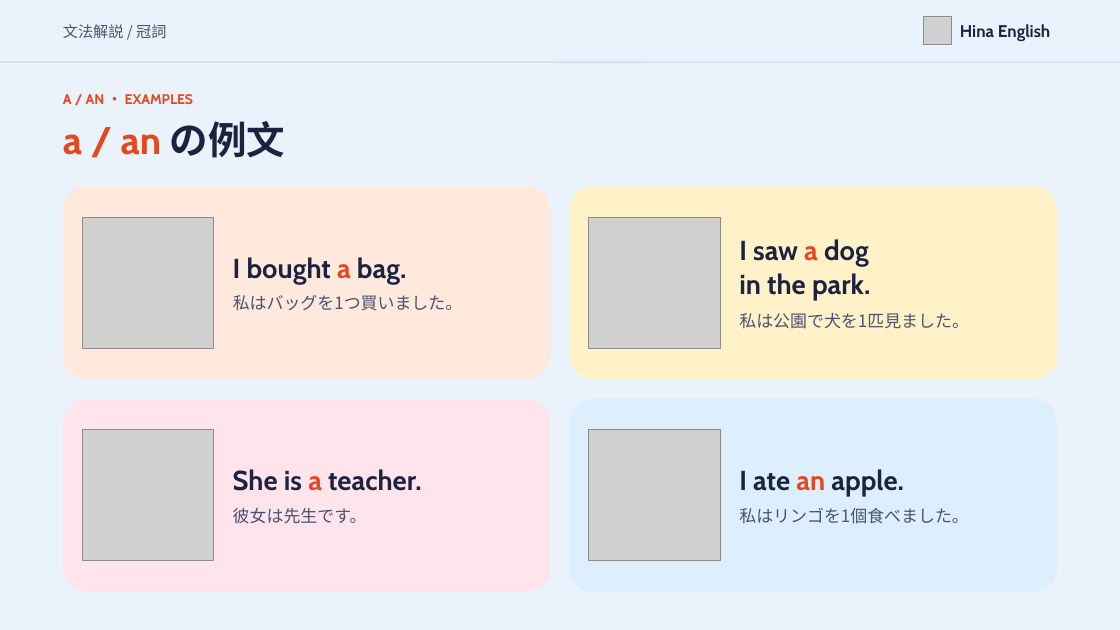
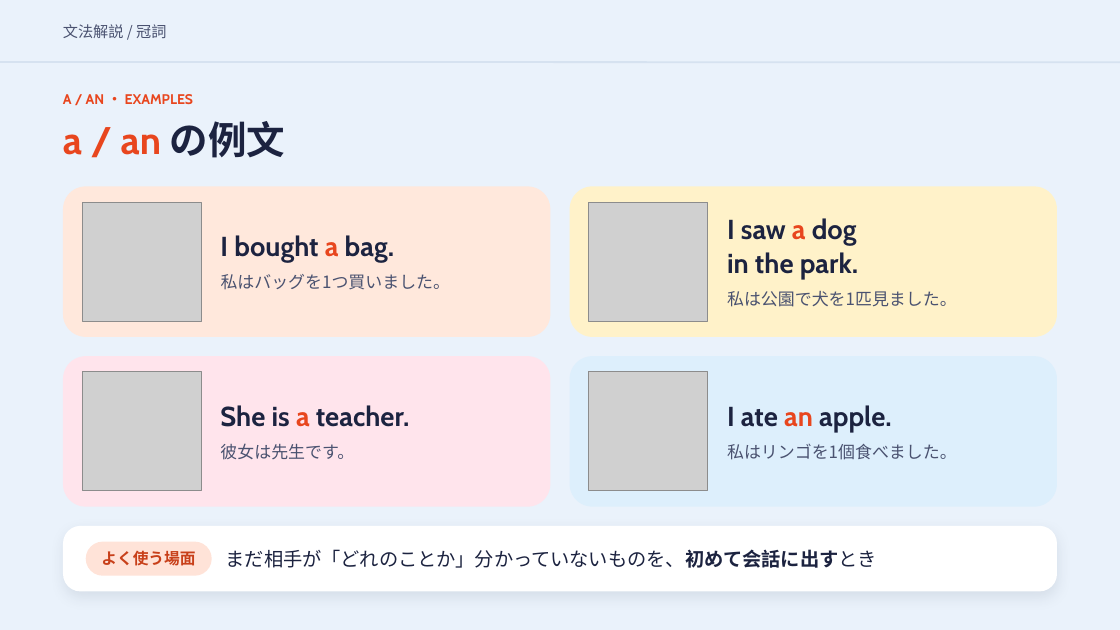
Before and after one commit to hinakajisaki-dev/hina-english, a slide deck: slide 5 of matome/a-the/a-the-slides.pptx. Drawn at 1120x630 pixels with LibreOffice and Linux fonts; fonts in the diff are those of the drawing; grey boxes stand for pictures. Boxes give left, top, right and bottom in pixels: in the first picture for what was removed or moved away, otherwise in the second. Text is boxed around its words. In the diff, an @@ line names an element or a change of style, - is before the commit and + after.

```diff
--- a/matome/a-the/a-the-slides.pptx
+++ b/matome/a-the/a-the-slides.pptx
@@ picture removed at box(923, 17, 951, 45) @@
@@ text removed at box(960, 24, 1050, 41) @@
-Hina English
@@ rounded rectangle: place and size @@
-rounded rectangle at box(63, 187, 550, 379)
+rounded rectangle at box(63, 187, 550, 337)
@@ picture: place and size @@
-picture at box(82, 217, 213, 348)
+picture at box(82, 202, 202, 322)
@@ rounded rectangle: place and size @@
-rounded rectangle at box(570, 187, 1057, 379)
+rounded rectangle at box(570, 187, 1057, 337)
@@ picture: place and size @@
-picture at box(589, 217, 720, 348)
+picture at box(589, 202, 708, 322)
@@ text "I bought a bag.": place and size @@
-text "I bought a bag." at box(233, 257, 406, 284)
+text "I bought a bag." at box(220, 235, 394, 262)
@@ text "私はバッグを1つ買いました。": place and size @@
-text "私はバッグを1つ買いました。" at box(233, 295, 463, 311)
+text "私はバッグを1つ買いました。" at box(221, 274, 451, 290)
@@ 3 texts: place and size @@
-3 texts at box(739, 239, 969, 329)
+3 texts at box(727, 218, 957, 307)
@@ rounded rectangle: place and size @@
-rounded rectangle at box(63, 399, 550, 592)
+rounded rectangle at box(63, 356, 550, 507)
@@ proportions changed in 4 elements at box(63, 187, 550, 337), box(570, 187, 1057, 337), box(63, 356, 550, 507), box(570, 356, 1057, 507) @@
@@ rounded rectangle: place and size @@
-rounded rectangle at box(570, 399, 1057, 592)
+rounded rectangle at box(570, 356, 1057, 507)
@@ picture: place and size @@
-picture at box(82, 429, 213, 560)
+picture at box(82, 372, 202, 492)
@@ picture: place and size @@
-picture at box(589, 429, 720, 560)
+picture at box(589, 372, 708, 492)
@@ text "She is a teacher.": place and size @@
-text "She is a teacher." at box(233, 469, 422, 491)
+text "She is a teacher." at box(220, 405, 410, 427)
@@ text "I ate an apple.": place and size @@
-text "I ate an apple." at box(739, 469, 904, 496)
+text "I ate an apple." at box(727, 405, 892, 432)
@@ text "彼女は先生です。": place and size @@
-text "彼女は先生です。" at box(233, 507, 367, 524)
+text "彼女は先生です。" at box(220, 443, 354, 460)
@@ text "私はリンゴを1個食べました。": place and size @@
-text "私はリンゴを1個食べました。" at box(739, 507, 969, 524)
+text "私はリンゴを1個食べました。" at box(727, 444, 957, 460)
@@ rounded rectangle added at box(63, 526, 1057, 592), fill #FFFFFF @@
@@ rounded rectangle added at box(86, 542, 212, 576), fill #FFE3D8 @@
@@ text added at box(101, 550, 195, 566), 13.5 pt, text #C8401A, bold @@
+よく使う場面
@@ text added at box(226, 549, 877, 568), 16.5 pt, text #1C2340 @@
+まだ相手が「どれのことか」分かっていないものを、初めて会話に出すとき
```
Also in this commit, not shown: 18 other slides changed, 1 slide removed, 9 other files.
